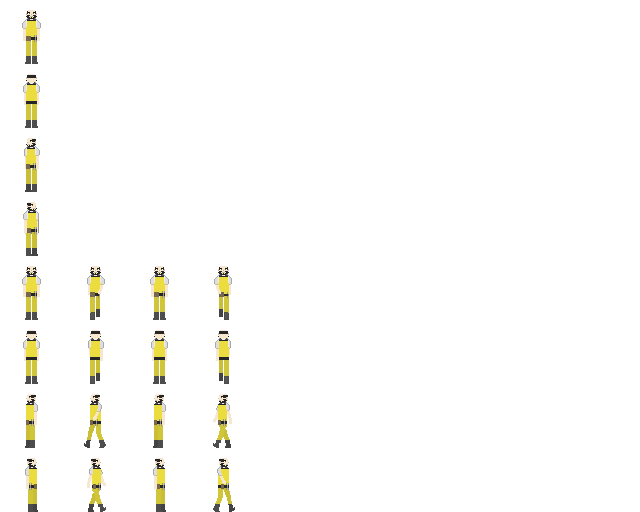
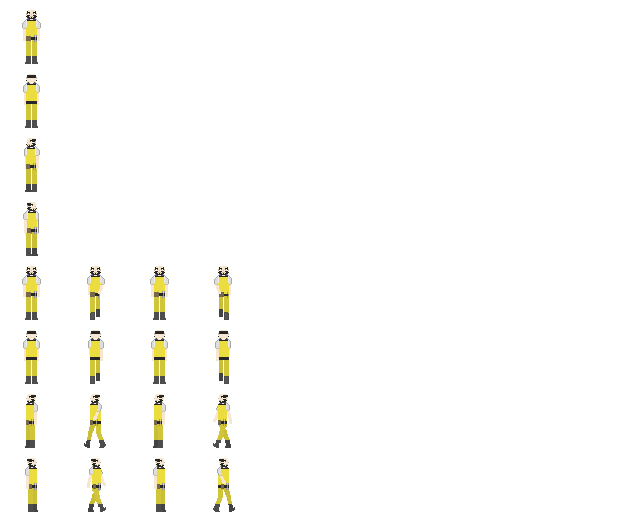
Two versions of the same layered image (640 x 512). Layer-by-layer changes:
painted on "Character_right_walk1" over [29, 483, 37, 490]
